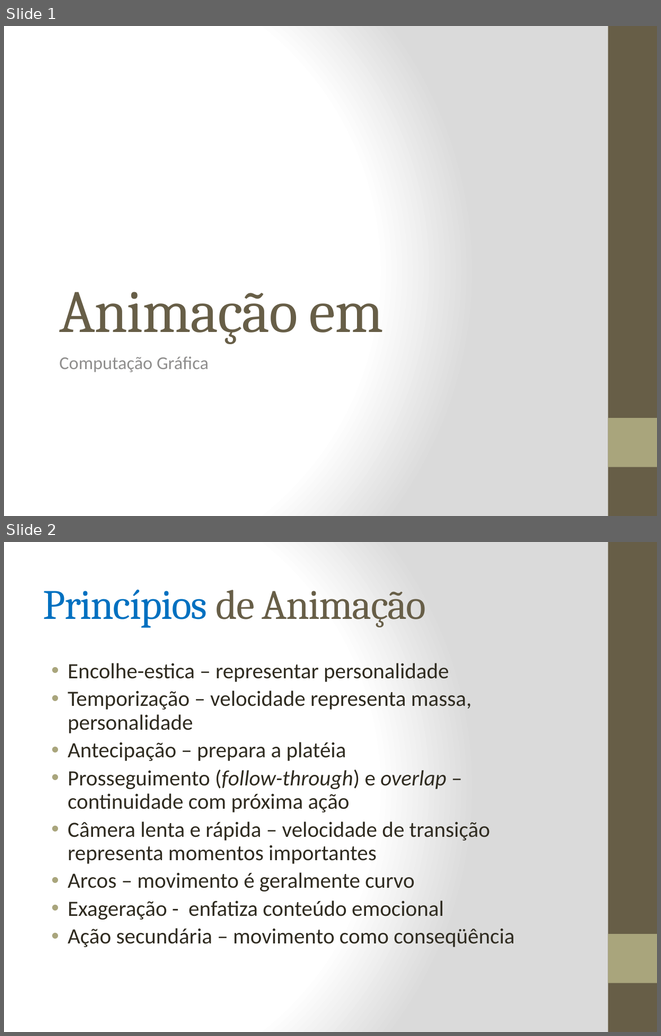
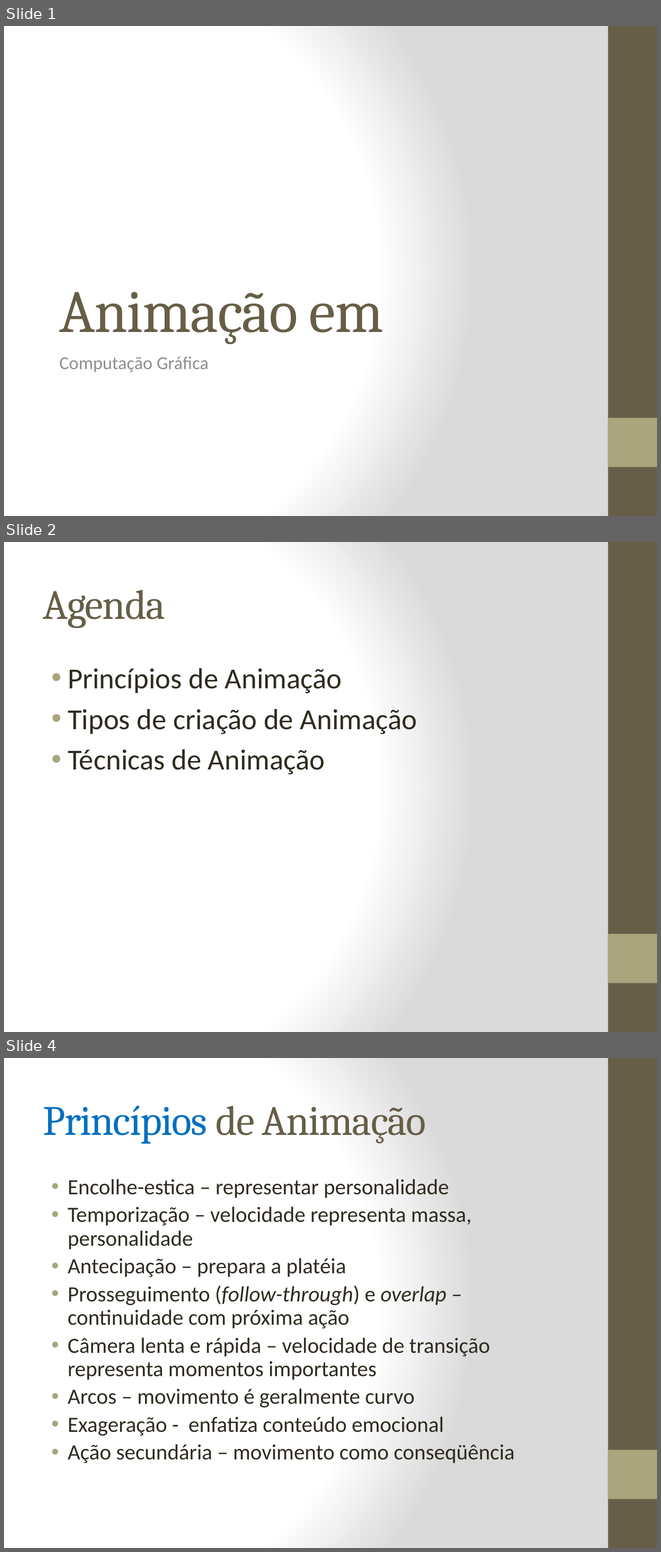
Before and after one commit to fegemo/cefet-cg, a slide deck: attachments/AnimacaoFlavioCoutinho.pptx. Shown one above the other, each under a label of ours: slides 1 and 2 before the commit, slides 1, 2 and 4 after it; the slides between them are not shown. The pictures are 661x1036 and 661x1552 pixels, drawn with LibreOffice and Linux fonts; fonts in the diff are those of the drawing. Boxes give left, top, right and bottom in pixels: in the first picture for what was removed or moved away, otherwise in the second. Text is boxed around its words. In the diff, an @@ line names an element or a change of style, - is before the commit and + after.

```diff
--- a/attachments/AnimacaoFlavioCoutinho.pptx
+++ b/attachments/AnimacaoFlavioCoutinho.pptx
@@ slide 2 added at <box>4,542,657,1032</box>, background gradient #FFFFFF to #DADADA; not listed: 2 template elements that a slide beside it also shows @@
@@ title added at <box>43,590,165,628</box>, 46 pt, text #675E47 @@
+Agenda
@@ text added at <box>68,668,417,774</box>, 32 pt, text #2F2B20 @@
+• Princípios de Animação
+• Tipos de criação de Animação
+• Técnicas de Animação
@@ what was slide 2 is now slide 4 @@
```
Also in this commit, not shown: 4 slides changed, 8 other slides added, 10 other files.
